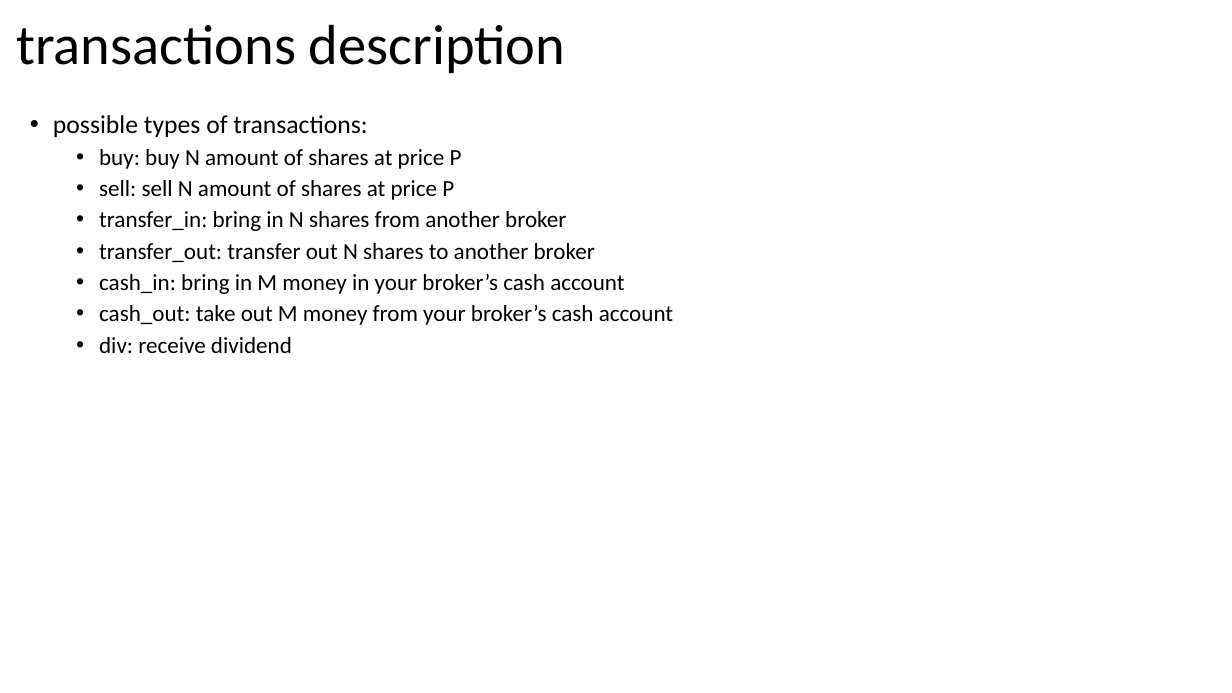
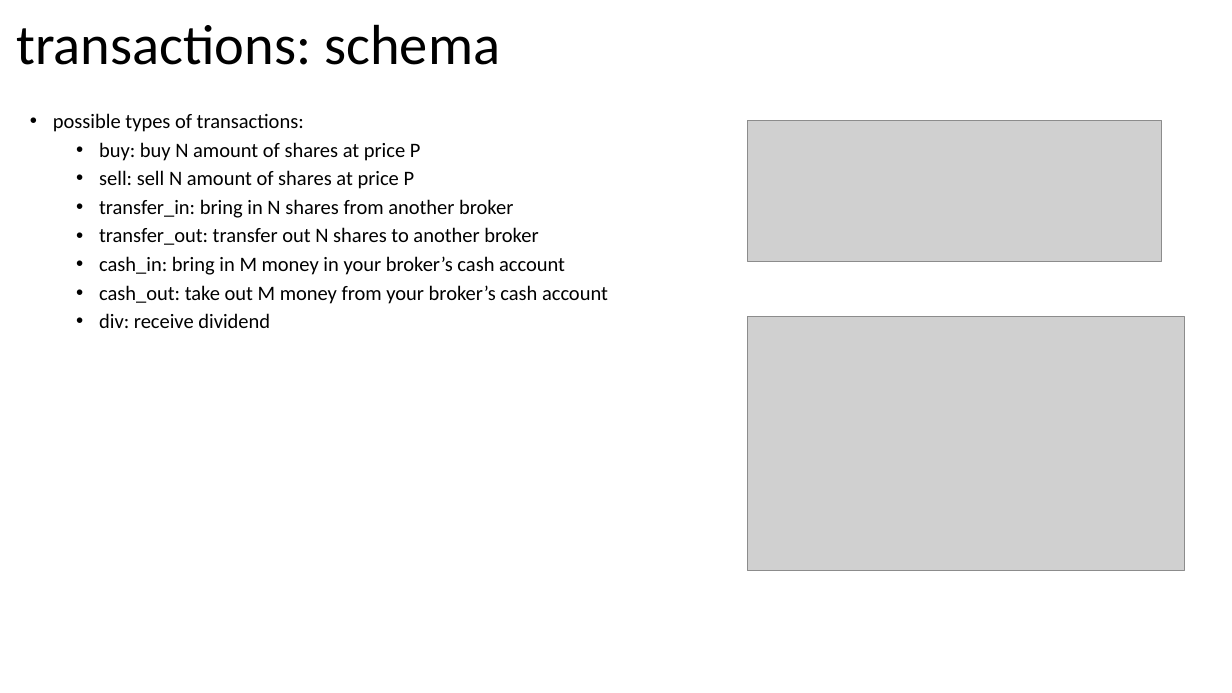
Before and after one commit to jorritvm/stocks_dashboard, a slide deck: slide 9 of doc/stock_dashboard_documentation.pptx (slide 7 before the commit). Drawn at 1232x693 pixels with LibreOffice and Linux fonts; fonts in the diff are those of the drawing; grey boxes stand for pictures. Boxes give left, top, right and bottom in pixels: in the first picture for what was removed or moved away, otherwise in the second. Text is boxed around its words. In the diff, an @@ line names an element or a change of style, - is before the commit and + after.

```diff
--- a/doc/stock_dashboard_documentation.pptx
+++ b/doc/stock_dashboard_documentation.pptx
@@ title at [16,24,500,65]: text changed @@
-transactions description
+transactions: schema
@@ text "possible types of transactions:" at [53,113,608,328]: size 20 to 16 pt in "possible types of transactions:"; size 18 to 16 pt @@
@@ picture added at [748,120,1162,262] @@
@@ picture added at [748,316,1185,571] @@
```
Also in this commit, not shown: 2 other slides changed, 8 slides added, 3 slides removed, 15 other files.
